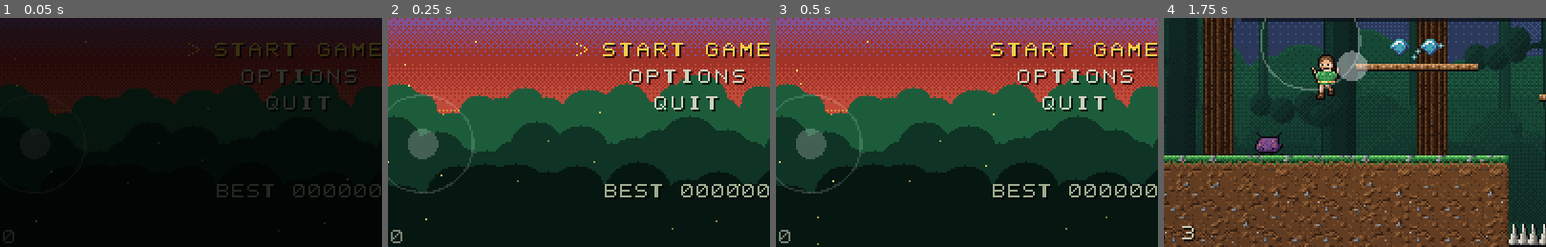
Above: before the commit, frames 1-4 (left to right).
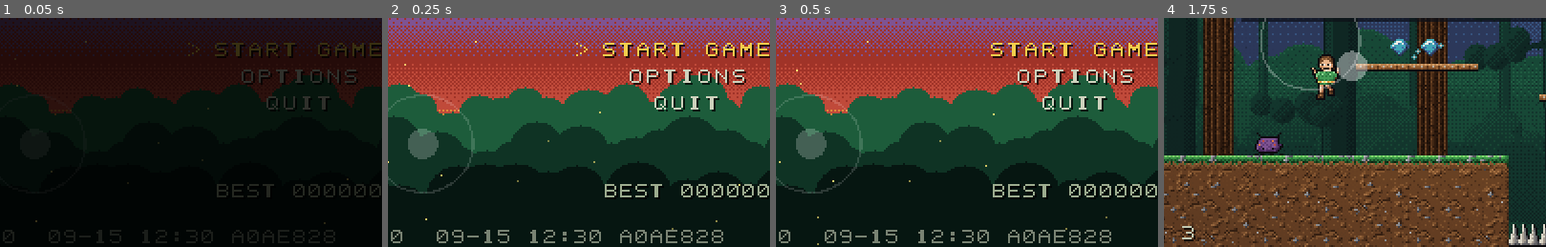
Above: after the commit, the same moments.

Repository: chhx80/kaya_of_the_canopy
Game: Godot game, scene res://src/core/main.tscn
Same seed, same stepped clock (60 frames per second), same inputs: the game is played once before the commit and once after it.
Inputs (mouse positions are % of the whole screen's width and height, from its top left):
- Up to frame 1 (0.05 s): no input
- Up to frame 2 (0.25 s): no input
- Up to frame 3 (0.5 s): no input
- Up to frame 4 (1.75 s): tap Enter (attack) at 0.5 s; move the mouse to (72, 45) at 0.52 s; hold Right (move_right) 0.53-1.25 s; hold Enter (attack) 0.53-1.25 s; click (72, 45) at 0.67 s; tap Space (jump) at 0.77, 1.07 s; drag from (30, 55) to (45, 70) at 1.27 s
The pictures show only the part of the screen within x 11-61%, y 50-100%; the shares and areas given below are measured in that part.

The runs differ from the first frame. In frame 1, 1.3% of the frame differs, in the area x 12-88%, y 92-99%; in frame 2, 1.3%; in frame 3, 1.3%; in frame 4, nothing differs.

Commit message:
Show the build identity on screen
Three reports in a row have been ambiguous between "the fix does not work"
and "you are playing an older build", and I have guessed at that each time.
Two of the three turned out to be a stale bundle.

The title and pause screens now render the build time and commit, written
into data/build_info.json by tools/stamp_build.py, which
tools/sync_ios_project.sh runs before every bundle. A glance at the corner
of the title screen now answers the question.

Timestamp first, commit second: the hash necessarily lags by one when the
bundle is rebuilt as part of the very commit that ships it, but the build
time is always exact.

Co-Authored-By: Claude Opus 5 <noreply@anthropic.com>
Claude-Session: https://claude.ai/code/session_015WcgbEBHYkZV6n6ww65axX

Diff:
--- /dev/null
+++ b/data/build_info.json
@@ -0,0 +1,6 @@
+{
+  "commit": "a0ae828",
+  "branch": "main",
+  "built": "2026-09-15 12:30",
+  "dirty": false
+}
--- a/src/core/game.gd
+++ b/src/core/game.gd
@@ -36,8 +36,26 @@
 ## Frozen simulation (camera slide, transitions). Actors check this every tick.
 var sim_paused := false
 
+## Identity of the running build, shown on the title and pause screens. Three
+## bug reports have been ambiguous between "the fix is wrong" and "you are on an
+## older build"; this makes that answerable at a glance.
+var build_info: Dictionary = {}
+
+## Timestamp first: the commit hash necessarily lags by one when the bundle is
+## rebuilt as part of the commit that ships it, but the build time never lies.
+func build_label() -> String:
+	var t := String(build_info.get("built", "?")).replace("2026-", "")
+	var c := String(build_info.get("commit", "?"))
+	return "%s %s%s" % [t, c, "+" if bool(build_info.get("dirty", false)) else ""]
+
 func _ready() -> void:
 	process_mode = Node.PROCESS_MODE_ALWAYS
+	var f := FileAccess.open("res://data/build_info.json", FileAccess.READ)
+	if f != null:
+		var d: Variant = JSON.parse_string(f.get_as_text())
+		f.close()
+		if typeof(d) == TYPE_DICTIONARY:
+			build_info = d
 
 # ---- stats -----------------------------------------------------------------
 func reset_run() -> void:
--- a/src/ui/menus/pause_screen.gd
+++ b/src/ui/menus/pause_screen.gd
@@ -85,3 +85,5 @@
 		y += 16.0
 	PixelFont.draw_centered(self, W * 0.5, 200.0, "SCORE %06d   GEMS %03d" % [Game.score, Game.gems],
 		Color(0.62, 0.7, 0.62), 1, 0)
+	PixelFont.draw_centered(self, W * 0.5, 214.0, Game.build_label(),
+		Color(0.45, 0.5, 0.45), 1, 0)
--- a/src/ui/menus/title_screen.gd
+++ b/src/ui/menus/title_screen.gd
@@ -104,8 +104,8 @@
 	PixelFont.draw_centered(self, W * 0.5, 206.0,
 		"BEST %06d" % int(SaveManager.data.get("best_score", 0)),
 		Color(0.65, 0.72, 0.62), 1, 0)
-	PixelFont.draw(self, Vector2(4, Game.SCREEN_H - 10), "V0.1.0",
-		Color(0.5, 0.55, 0.5), 1, 0)
+	PixelFont.draw(self, Vector2(4, Game.SCREEN_H - 10),
+		"V0.1.0  %s" % Game.build_label(), Color(0.5, 0.55, 0.5), 1, 0)
 	# The hint has to match whatever the player is actually holding — a keyboard
 	# hint on a phone is just noise. Ask the touch overlay whether it is live
 	# rather than the display server, so the two can never disagree.
Not shown, changed: ios/.pck_source_hash
Not shown, changed: ios/KayaOfTheCanopy.pck
Not shown, added: tools/stamp_build.py
Not shown, changed: tools/sync_ios_project.sh
